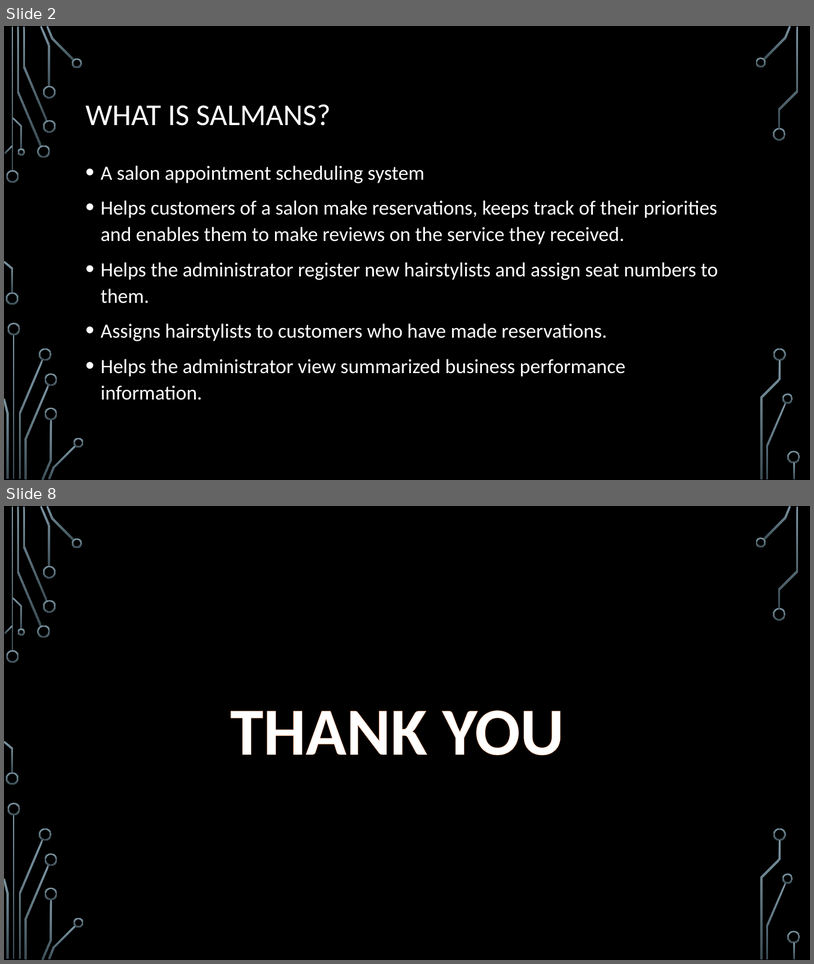
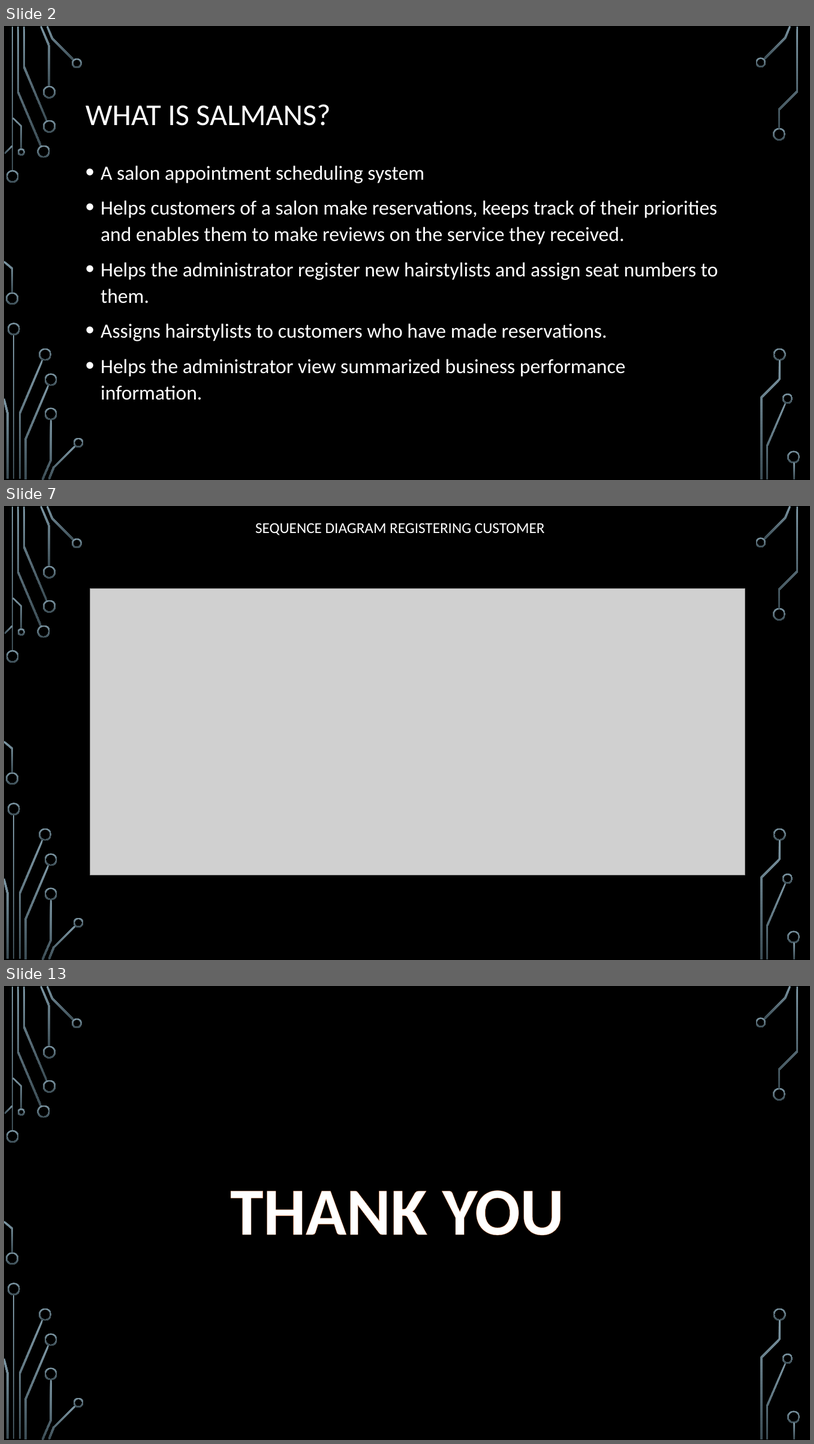
Before and after one commit to JohnLawal/SALMANS, a slide deck: Technical Documentation/projectpresentation.pptx. Shown one above the other, each under a label of ours: slides 2 and 8 before the commit, slides 2, 7 and 13 after it; the slides between them are not shown. The pictures are 814x964 and 814x1444 pixels, drawn with LibreOffice and Linux fonts; fonts in the diff are those of the drawing; grey boxes stand for pictures; background and template pictures are left out. Boxes give left, top, right and bottom in pixels: in the first picture for what was removed or moved away, otherwise in the second. Text is boxed around its words. In the diff, an @@ line names an element or a change of style, - is before the commit and + after.

```diff
--- a/Technical Documentation/projectpresentation.pptx
+++ b/Technical Documentation/projectpresentation.pptx
@@ slide 7 added at [4,506,810,960], background picture (left out); not listed: 36 template elements that a slide beside it also shows @@
@@ title added at [255,523,545,535], 18 pt, text #FFFFFF @@
+SEQUENCE DIAGRAM REGISTERING CUSTOMER
@@ picture added at [90,588,745,874] @@
@@ what was slide 8 is now slide 13 @@
```
Also in this commit, not shown: 3 slides changed, 6 other slides added, 2 slides removed, 6 other files.
